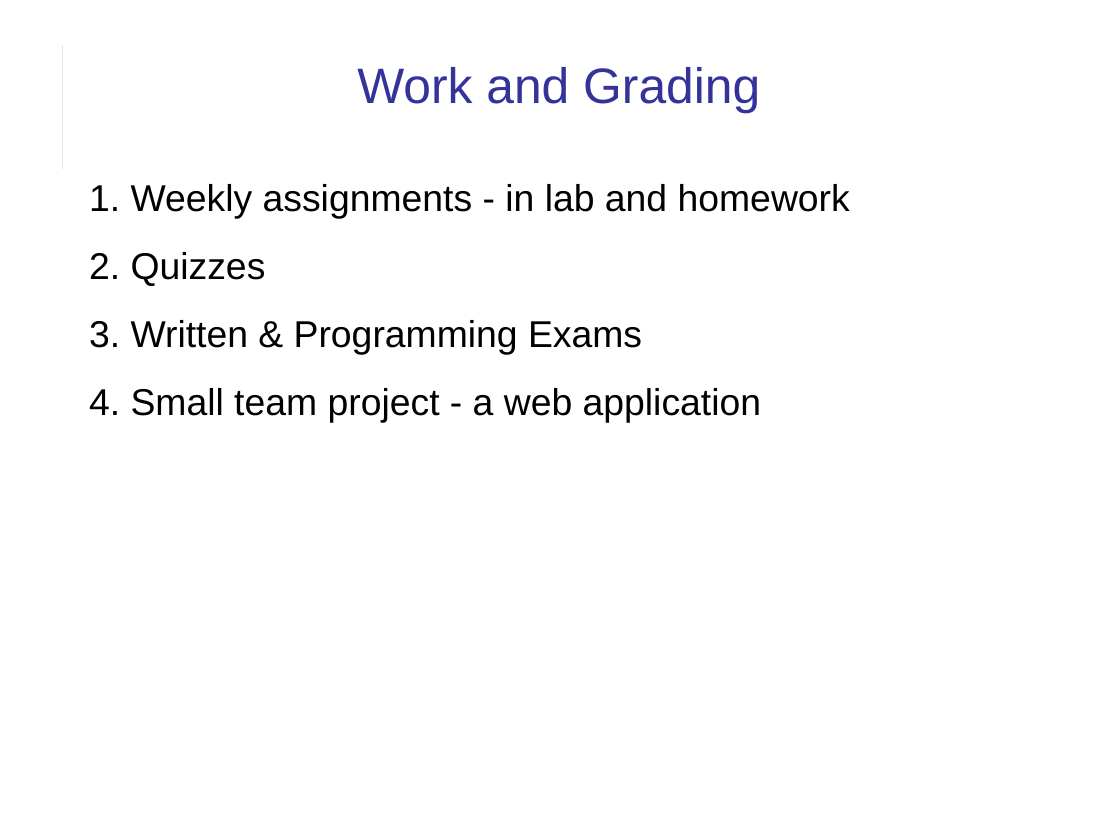
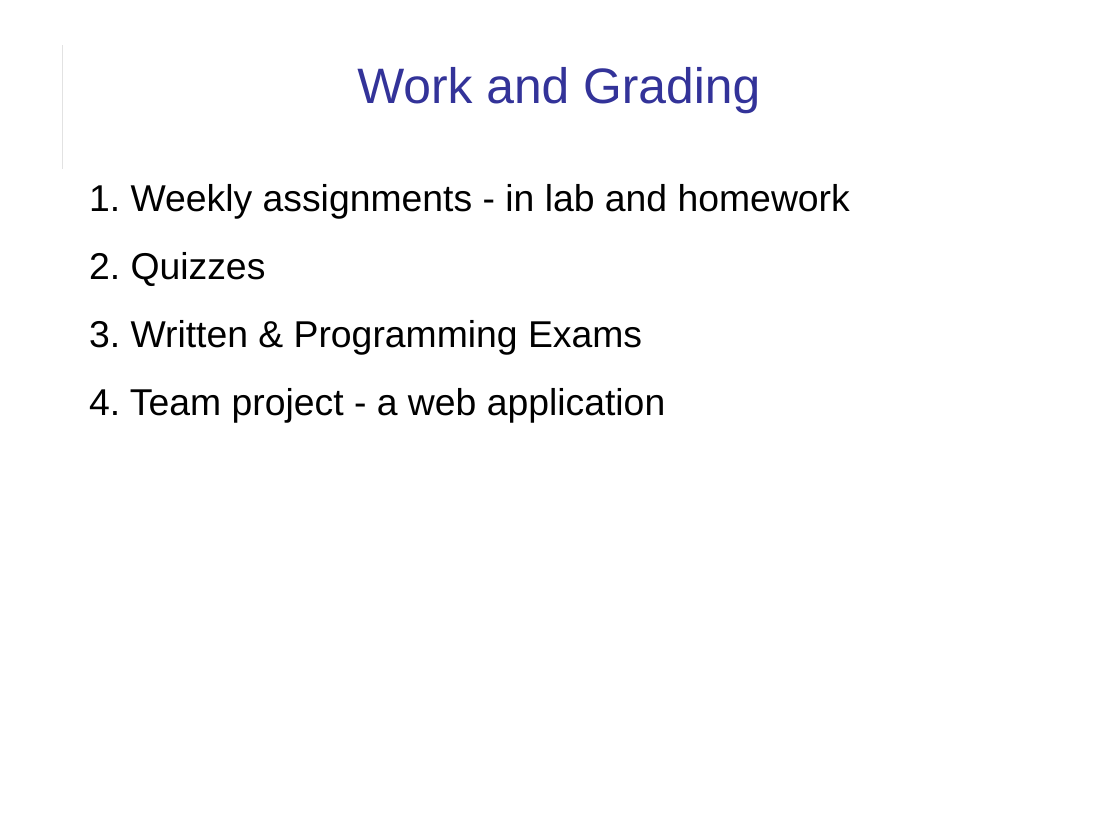
Before and after one commit to cpske/ISP, a slide deck: slide 11 of introduction/Introduction-to-Course.pptx. Drawn at 1120x840 pixels with LibreOffice and Linux fonts; fonts in the diff are those of the drawing. Boxes give left, top, right and bottom in pixels: in the first picture for what was removed or moved away, otherwise in the second. Text is boxed around its words. In the diff, an @@ line names an element or a change of style, - is before the commit and + after.

Commit message:
correct format and improve wording in course intro presentation

```diff
--- a/introduction/Introduction-to-Course.pptx
+++ b/introduction/Introduction-to-Course.pptx
@@ text at [89, 388, 666, 423]: text changed @@
-4. Small team project - a web application
+4. Team project - a web application
```
Also in this commit, not shown: 10 other slides changed, 1 other file.
